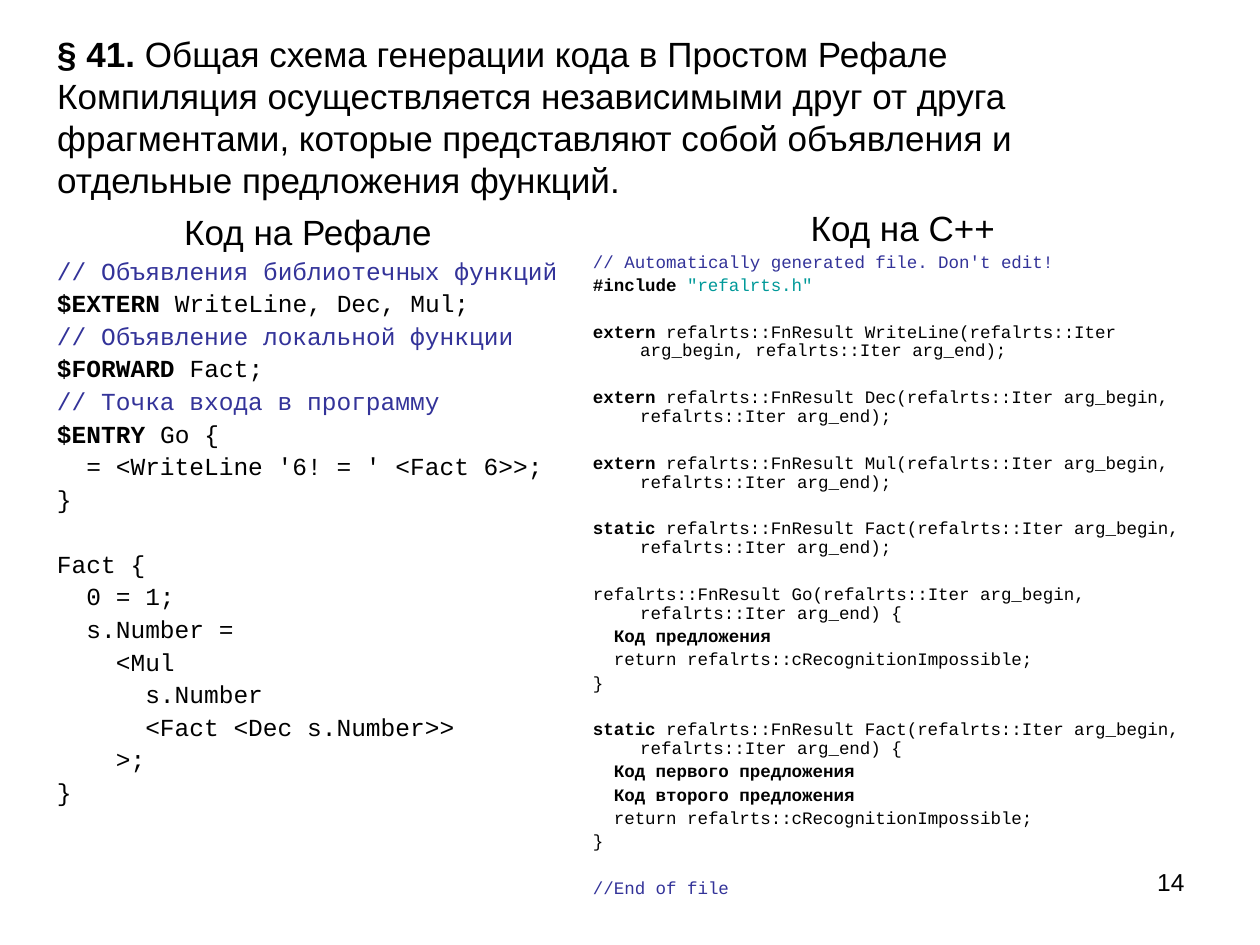
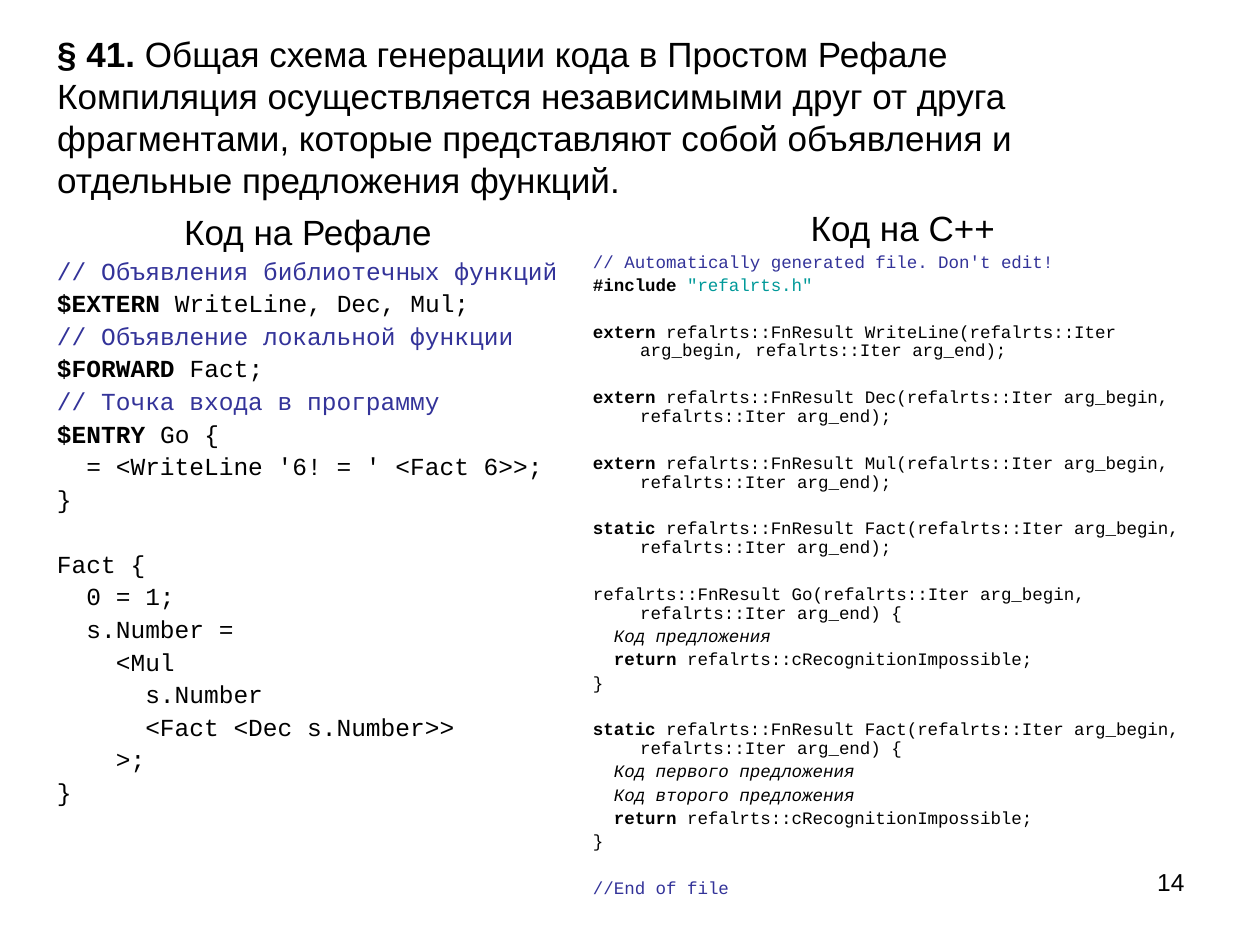
Before and after one commit to Mazdaywik/Refal-05, a slide deck: slide 14 of doc/Компилятор Простого Рефала.ppt. Drawn at 1260x945 pixels with LibreOffice and Linux fonts; fonts in the diff are those of the drawing. Boxes give left, top, right and bottom in pixels: in the first picture for what was removed or moved away, otherwise in the second. Text is boxed around its words. In the diff, an @@ line names an element or a change of style, - is before the commit and + after.

```diff
--- a/doc/Компилятор Простого Рефала.ppt
+++ b/doc/Компилятор Простого Рефала.ppt
@@ text at [614, 630, 1032, 828]: bold off, italic on in "Код предложения", "Код первого предложения", "Код второго предложения"; bold on in "return", "return" @@
```
Also in this commit, not shown: 6 other slides changed, 2 other files.
